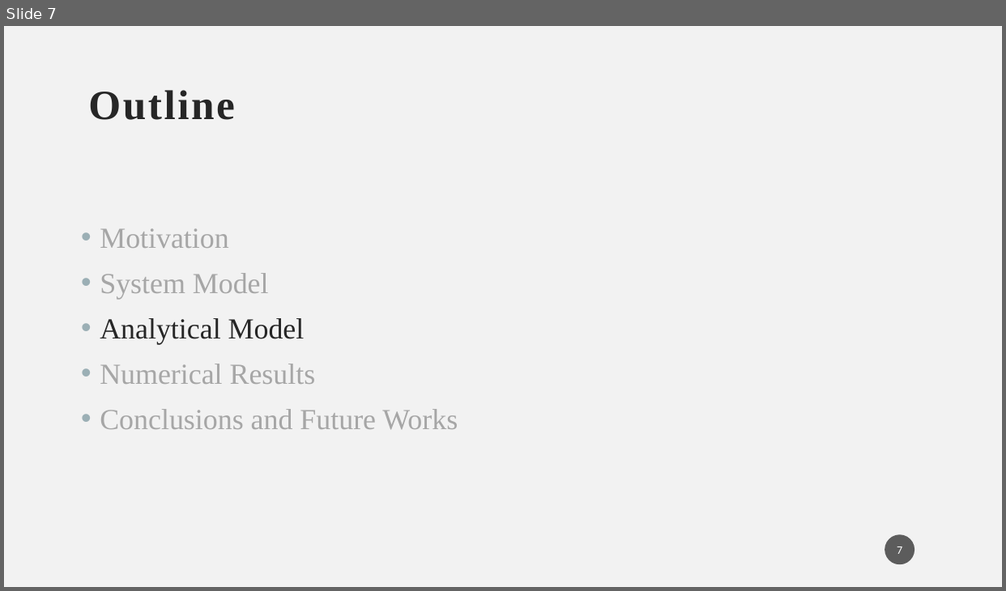
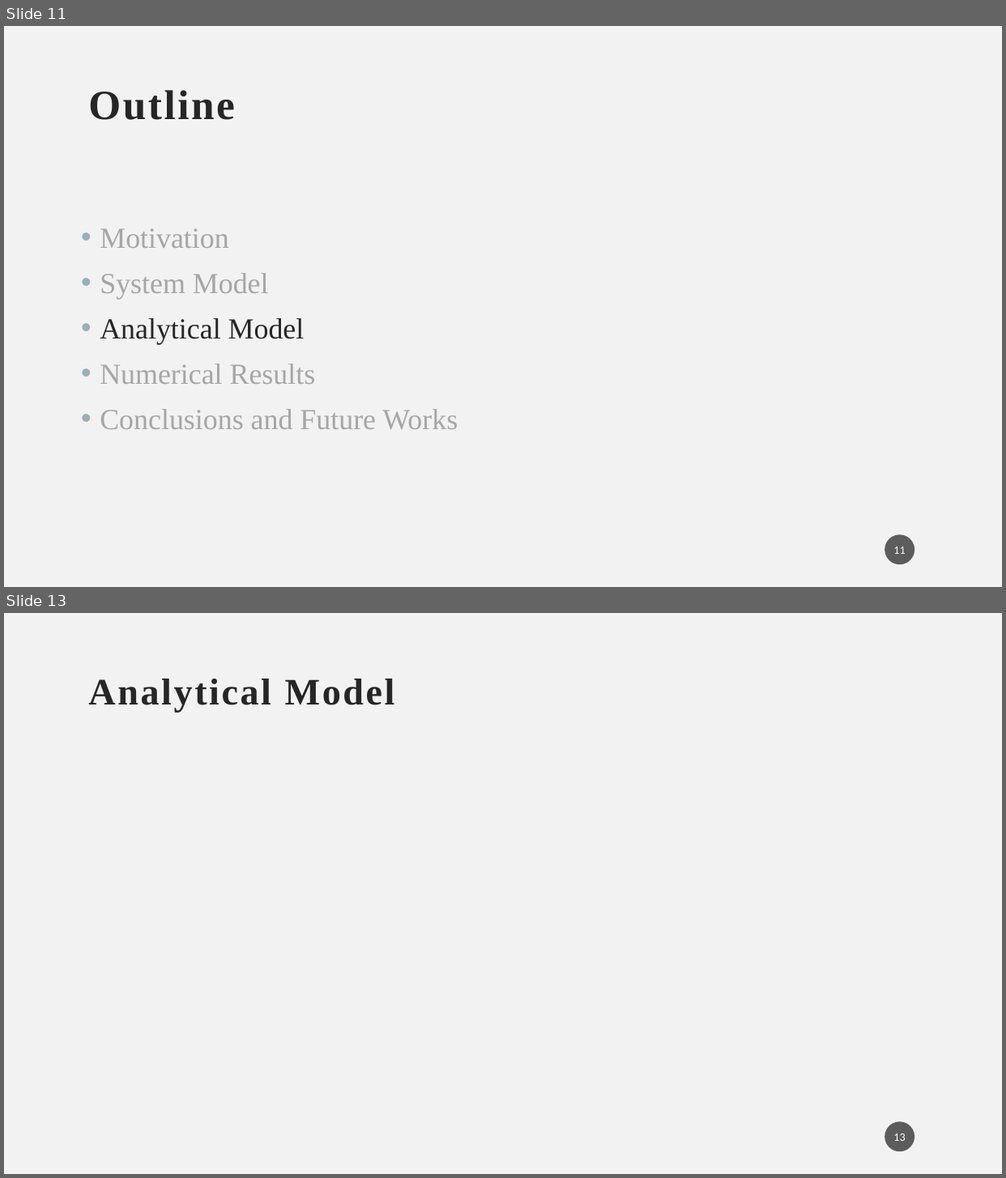
Before and after one commit to nooorika/Cosmos-thesis, a slide deck: Cosmos PPT.pptx. Shown one above the other, each under a label of ours: slide 7 before the commit, slides 11 and 13 after it; the slides between them are not shown. The pictures are 1006x591 and 1006x1178 pixels, drawn with LibreOffice and Linux fonts; fonts in the diff are those of the drawing; grey boxes stand for pictures. Boxes give left, top, right and bottom in pixels: in the first picture for what was removed or moved away, otherwise in the second. Text is boxed around its words. In the diff, an @@ line names an element or a change of style, - is before the commit and + after.

```diff
--- a/Cosmos PPT.pptx
+++ b/Cosmos PPT.pptx
@@ slide 13 added at box(4, 613, 1002, 1174), background #F2F2F2 @@
@@ title added at box(88, 679, 395, 712), 36 pt, text #262626, bold @@
+Analytical Model
@@ page number added at box(885, 1122, 915, 1152), fill #1D1D1D at 70% opacity, 11 pt, text #FFFFFF @@
+13
@@ what was slide 7 is now slide 11 @@
@@ page number at box(893, 547, 905, 554): text changed @@
-7
+11
```
Also in this commit, not shown: 2 slides changed, 8 other slides added, 7 other files.
